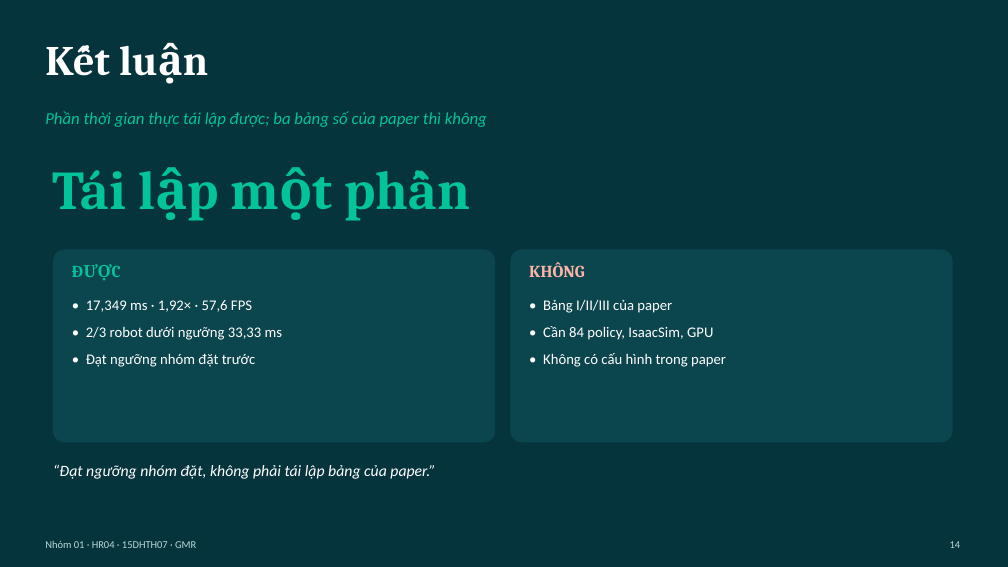
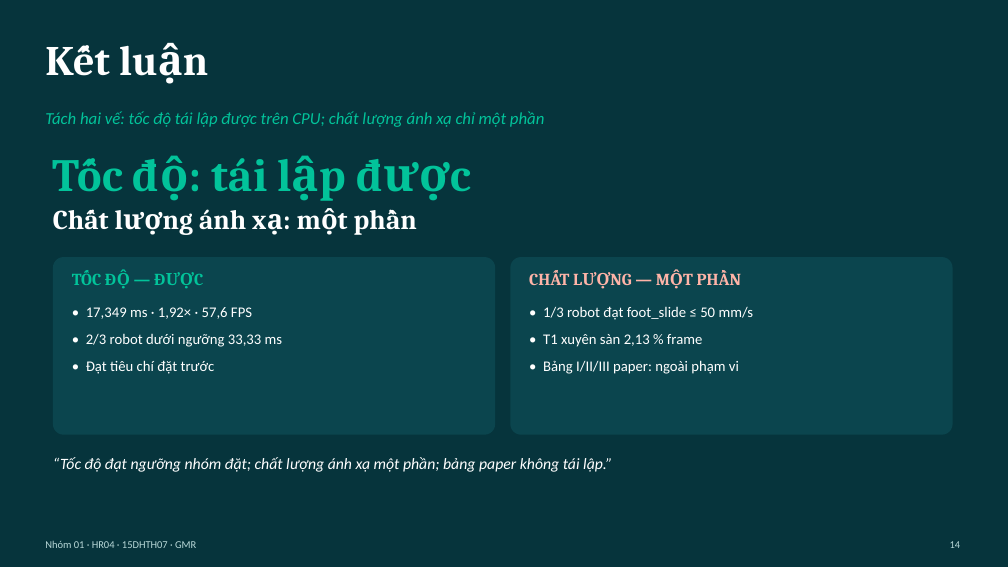
Before and after one commit to mtzwyu/GMR-Humanoid-Retargeting-Benchmark, a slide deck: slide 14 of report/slides.pptx. Drawn at 1008x567 pixels with LibreOffice and Linux fonts; fonts in the diff are those of the drawing. Boxes give left, top, right and bottom in pixels: in the first picture for what was removed or moved away, otherwise in the second. Text is boxed around its words. In the diff, an @@ line names an element or a change of style, - is before the commit and + after.

Commit message:
v6: muc 7 tach hai nhan theo DEC-04 + lam ro GPU; slide 14 hai ve
- 7.1 dung nguyen van DEC-04: 'Tuyen bo thoi gian thuc tai lap duoc tren CPU (1,92x nguong dat truoc); chat luong anh xa chi tai lap mot phan (1/3 robot dat nguong foot_slide, mot robot xuyen san 2,13% frame)'; them doan giai thich vi sao khong dung mot nhan chung (tieu chi dat truoc chi phu toc do; chat luong do sau, chi 1/3 robot dat)

- 4.5 lam ro GPU: ms_per_frame_process gom render (OpenGL co the dung GPU), retarget() thuan CPU, 17,3 ms la can tren khong phai CPU-only tuyet doi

- slide 14 doi thanh hai ve: 'Toc do: tai lap duoc' + 'Chat luong anh xa: mot phan', 2 card tuong ung; cap nhat slides.md

- PDF bao cao 15 trang, slide 16 trang. Doan ket qua khoi luong v7 se bo sung khi Run bao so.

```diff
--- a/report/slides.pptx
+++ b/report/slides.pptx
@@ text at (45, 111, 544, 127): text changed @@
-Phần thời gian thực tái lập được; ba bảng số của paper thì không
+Tách hai vế: tốc độ tái lập được trên CPU; chất lượng ánh xạ chỉ một phần
@@ text at (212, 158, 267, 192): text changed; size 52 to 44 pt @@
-Tái lập một phần
+Tốc độ: tái lập được
@@ text added at (199, 209, 246, 229), 26 pt, text #FFFFFF, bold @@
+Chất lượng ánh xạ: một phần
@@ rounded rectangle: place and size @@
-rounded rectangle at (53, 250, 495, 442)
+rounded rectangle at (53, 257, 495, 435)
@@ text at (72, 268, 473, 299): text changed @@
-ĐƯỢC
+TỐC ĐỘ — ĐƯỢC
@@ rounded rectangle: place and size @@
-rounded rectangle at (510, 250, 953, 442)
+rounded rectangle at (510, 257, 953, 435)
@@ text removed at (529, 262, 585, 277) @@
-KHÔNG
@@ text added at (529, 268, 930, 299), 16 pt, text #FFB4A8, bold @@
+CHẤT LƯỢNG — MỘT PHẦN
@@ text "• 17,349 ms · 1,92× ...": place and size @@
-text "• 17,349 ms · 1,92× ..." at (86, 300, 282, 367)
+text "• 17,349 ms · 1,92× ..." at (86, 307, 282, 374)
@@ text at (543, 306, 754, 374): text changed @@
-• Bảng I/II/III của paper
-• Cần 84 policy, IsaacSim, GPU
-• Không có cấu hình trong paper
+• 1/3 robot đạt foot_slide ≤ 50 mm/s
+• T1 xuyên sàn 2,13 % frame
+• Bảng I/II/III paper: ngoài phạm vi
@@ text at (86, 360, 215, 374): text changed @@
-• Đạt ngưỡng nhóm đặt trước
+• Đạt tiêu chí đặt trước
@@ text at (53, 457, 612, 472): text changed @@
-“Đạt ngưỡng nhóm đặt, không phải tái lập bảng của paper.”
+“Tốc độ đạt ngưỡng nhóm đặt; chất lượng ánh xạ một phần; bảng paper không tái lập.”
```
Also in this commit, not shown: 5 other files.
